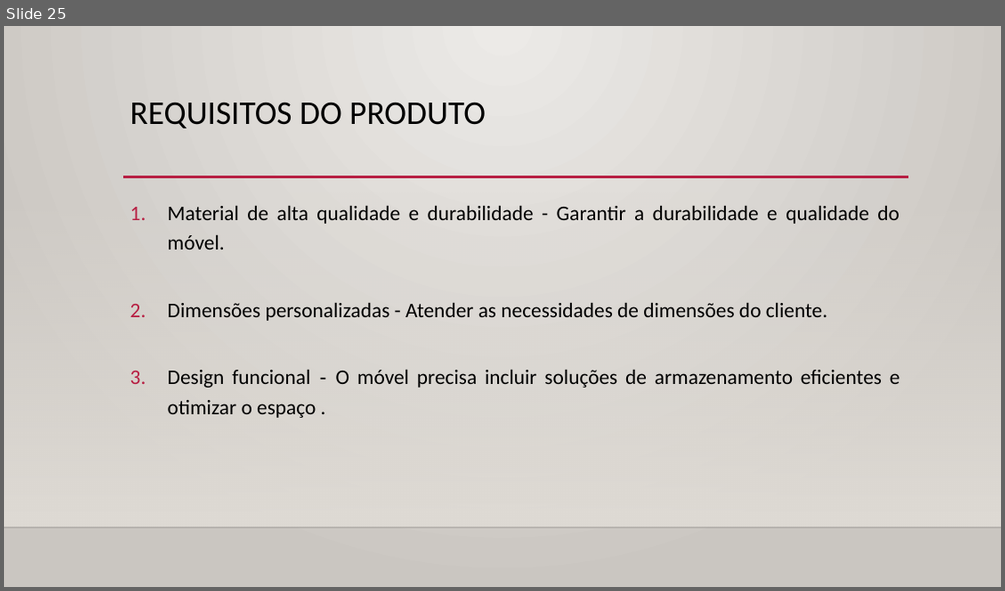
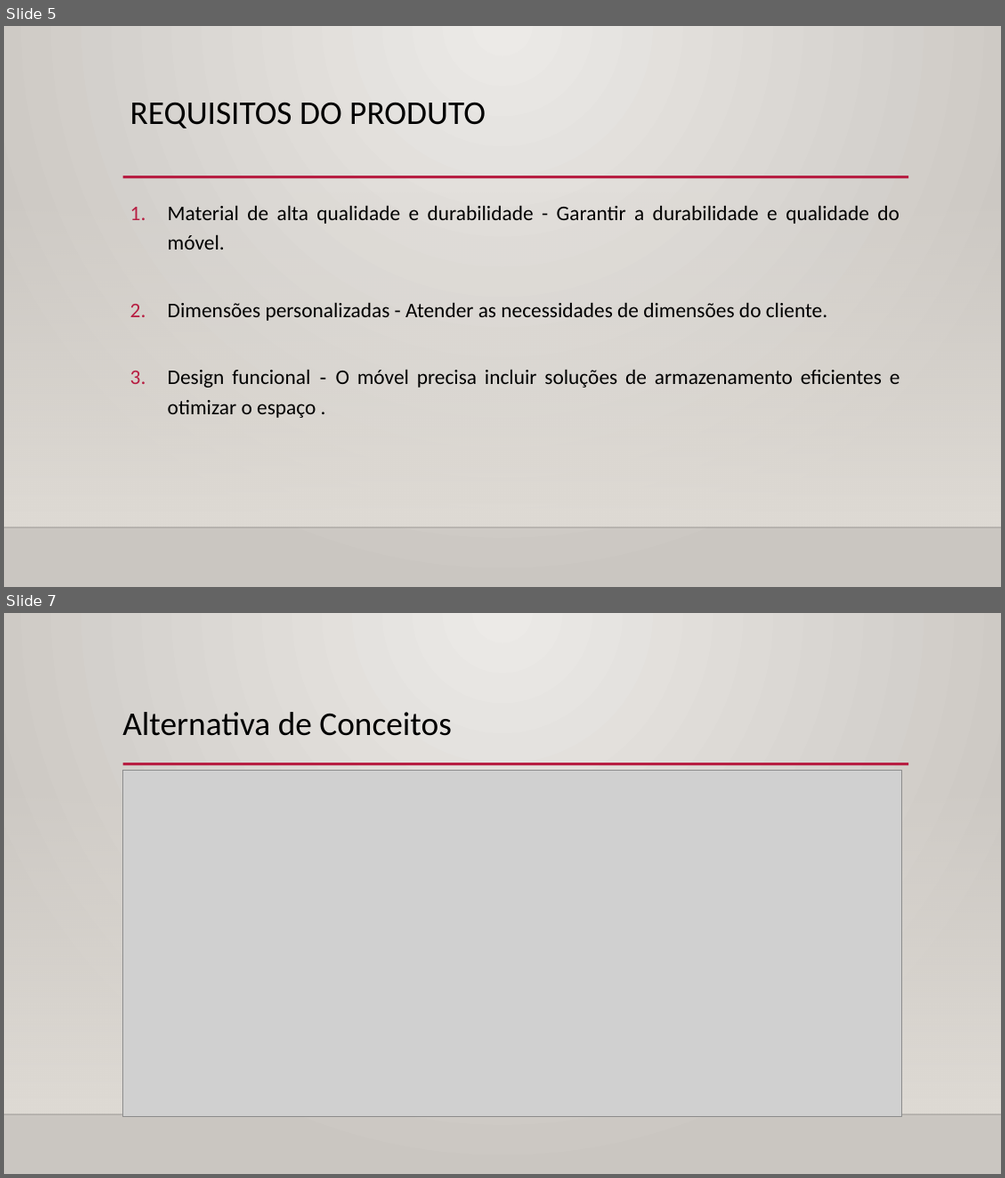
Before and after one commit to AndreLuizRibeiro/Trabalho, a slide deck: apresentacao G 5.pptx. Shown one above the other, each under a label of ours: slide 25 before the commit, slides 5 and 7 after it; the slides between them are not shown. The pictures are 1005x591 and 1005x1178 pixels, drawn with LibreOffice and Linux fonts; fonts in the diff are those of the drawing; grey boxes stand for pictures; background and template pictures are left out. Boxes give left, top, right and bottom in pixels: in the first picture for what was removed or moved away, otherwise in the second. Text is boxed around its words. In the diff, an @@ line names an element or a change of style, - is before the commit and + after.

```diff
--- a/apresentacao G 5.pptx
+++ b/apresentacao G 5.pptx
@@ slide 7 added at <box>4,613,1001,1174</box>, background gradient #ECEAE7 to #CAC6C1; not listed: 3 template elements that a slide beside it also shows @@
@@ title added at <box>122,712,451,736</box>, 32 pt, text #000000 @@
+Alternativa de Conceitos
@@ picture added at <box>122,770,901,1116</box> @@
@@ what was slide 25 is now slide 5 @@
```
Also in this commit, not shown: 5 other slides changed, 3 other slides added, 23 slides removed, 1 other file.
